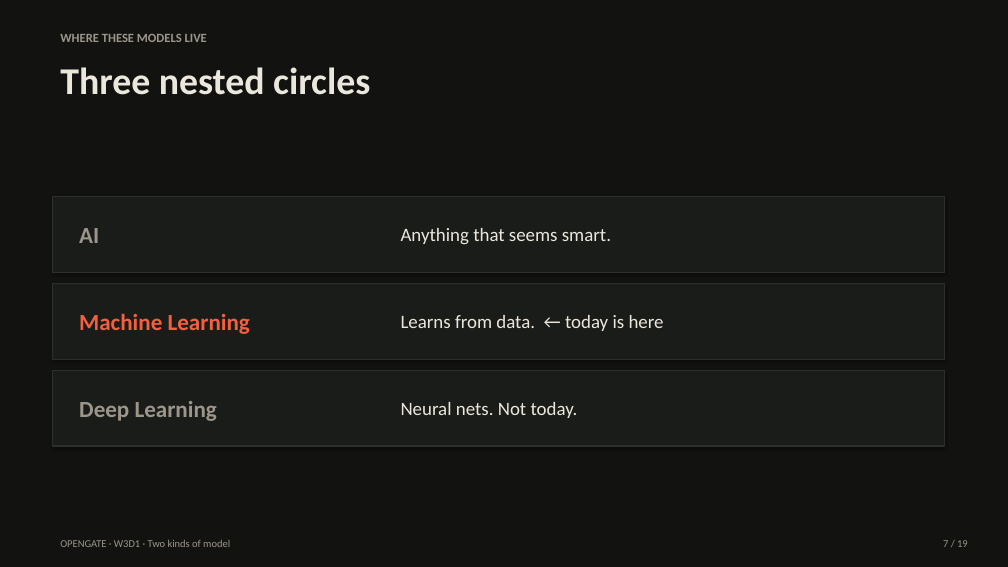
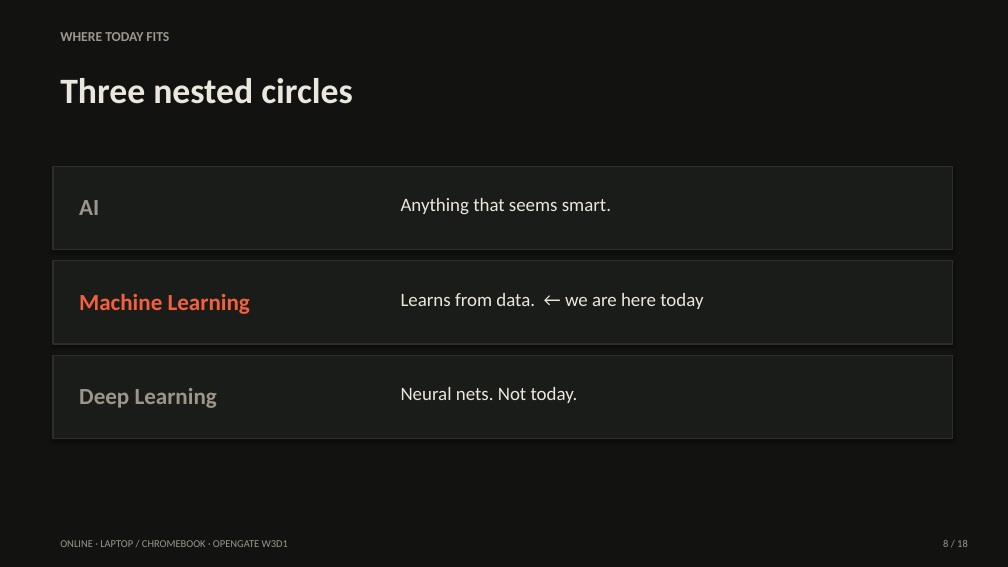
Before and after one commit to lemoon01110/chroma-kmeans-color-lab, a slide deck: slide 8 of opengate-assets/Opengate-W3D1-Two-Kinds-of-Model.pptx (slide 7 before the commit). Drawn at 1008x567 pixels with LibreOffice and Linux fonts; fonts in the diff are those of the drawing. Boxes give left, top, right and bottom in pixels: in the first picture for what was removed or moved away, otherwise in the second. Text is boxed around its words. In the diff, an @@ line names an element or a change of style, - is before the commit and + after.

```diff
--- a/opengate-assets/Opengate-W3D1-Two-Kinds-of-Model.pptx
+++ b/opengate-assets/Opengate-W3D1-Two-Kinds-of-Model.pptx
@@ text at [60, 32, 169, 41]: text changed; size 12 to 13 pt @@
-WHERE THESE MODELS LIVE
+WHERE TODAY FITS
@@ text "Three nested circles": place and size @@
-text "Three nested circles" at [60, 67, 370, 95]
+text "Three nested circles" at [60, 78, 353, 104]
@@ text "Three nested circles" at [60, 78, 353, 104]: size 36 to 34 pt; less space between paragraphs @@
@@ outline #2C2F2B 1 pt to #2C2F2B 1.25 pt in 3 elements at [53, 355, 953, 439], [53, 261, 953, 344], [53, 166, 953, 250] @@
@@ rectangle: place and size @@
-rectangle at [53, 197, 945, 272]
+rectangle at [53, 166, 953, 250]
@@ less space between paragraphs; vertical alignment middle to top in 5 elements at [401, 387, 578, 403], [79, 388, 217, 408], [79, 293, 250, 314], [401, 198, 611, 215], [79, 200, 99, 215] @@
@@ text "AI": place and size @@
-text "AI" at [79, 228, 99, 243]
+text "AI" at [79, 200, 99, 215]
@@ text "Anything that seems smart.": place and size @@
-text "Anything that seems smart." at [401, 228, 611, 245]
+text "Anything that seems smart." at [401, 198, 611, 215]
@@ rectangle: place and size @@
-rectangle at [53, 284, 945, 359]
+rectangle at [53, 261, 953, 344]
@@ text "Machine Learning": place and size @@
-text "Machine Learning" at [79, 313, 250, 334]
+text "Machine Learning" at [79, 293, 250, 314]
@@ text "Learns from data. ← we ..." at [401, 293, 703, 309]: vertical alignment middle to top @@
@@ text at [401, 293, 703, 309]: text changed @@
-Learns from data. ← today is here
+Learns from data. ← we are here today
@@ rectangle: place and size @@
-rectangle at [53, 371, 945, 446]
+rectangle at [53, 355, 953, 439]
@@ text at [60, 540, 288, 547]: text changed @@
-OPENGATE · W3D1 · Two kinds of model
+ONLINE · LAPTOP / CHROMEBOOK · OPENGATE W3D1
```
Also in this commit, not shown: 8 other slides changed, 9 slides added, 10 slides removed, 1 other file.
